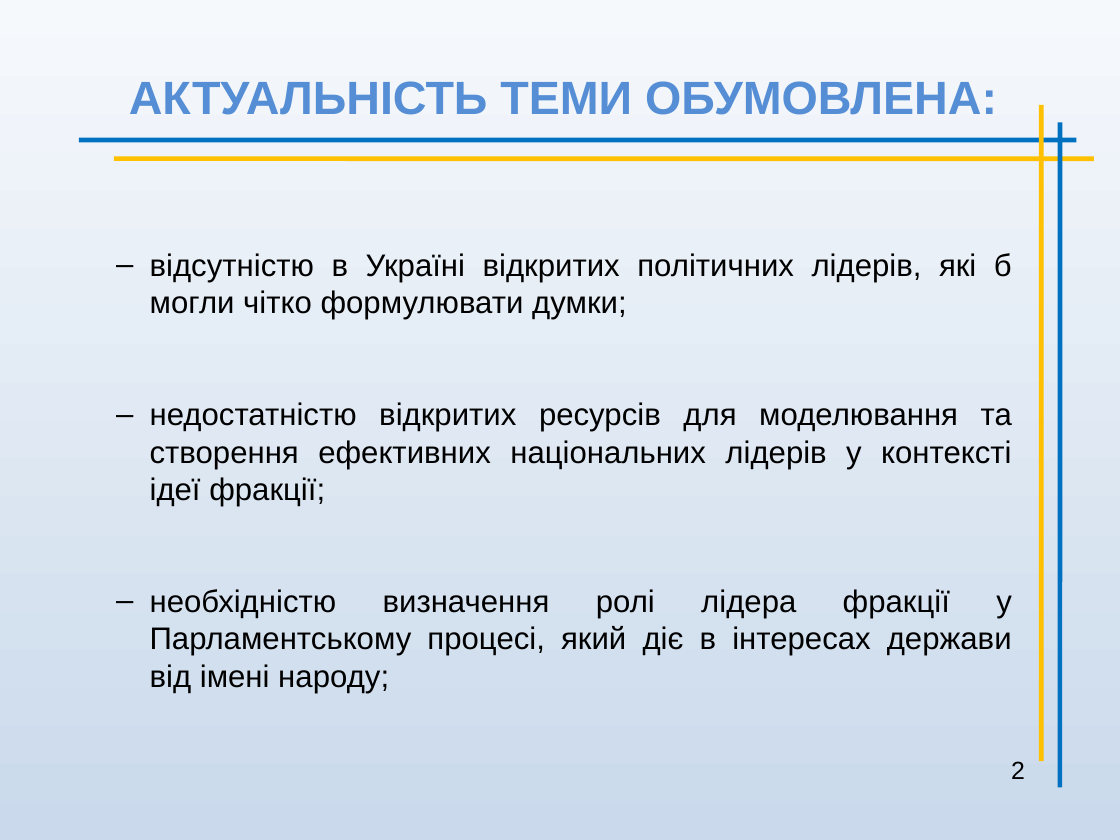
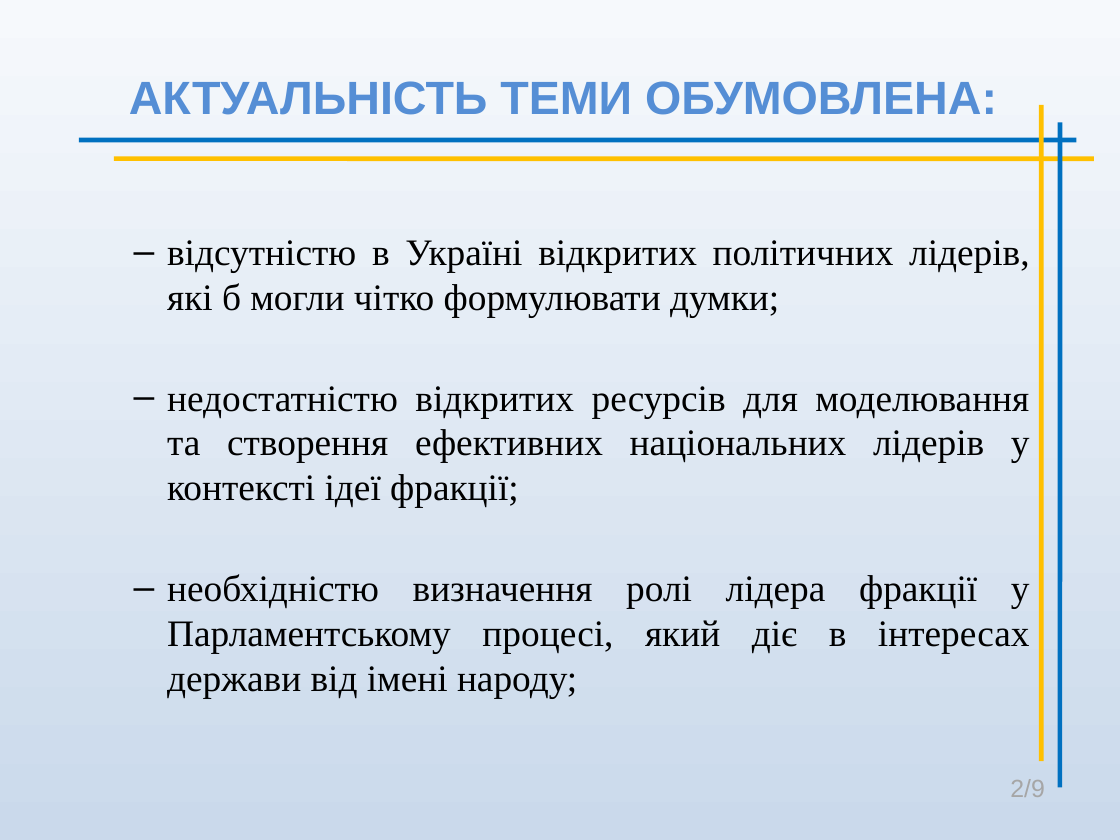
Before and after one commit to koliambrus/diploma, a slide deck: slide 2 of solomakhin.ppt. Drawn at 1120x840 pixels with LibreOffice and Linux fonts; fonts in the diff are those of the drawing. Boxes give left, top, right and bottom in pixels: in the first picture for what was removed or moved away, otherwise in the second. Text is boxed around its words. In the diff, an @@ line names an element or a change of style, - is before the commit and + after.

```diff
--- a/solomakhin.ppt
+++ b/solomakhin.ppt
@@ subtitle "відсутністю в Україні відкритих політичних ...": place and size @@
-subtitle "відсутністю в Україні відкритих політичних ..." at (150, 253, 1012, 693)
+subtitle "відсутністю в Україні відкритих політичних ..." at (167, 240, 1030, 698)
@@ subtitle "відсутністю в Україні відкритих політичних ..." at (167, 240, 1030, 698): size 20 to 24 pt, font Arial to Times New Roman @@
@@ text at (1010, 779, 1044, 797): text changed; text colour #000000 to #A6A6A6 @@
-2
+2/9
```
Also in this commit, not shown: 5 other slides changed, 3 slides added, 3 slides removed, 2 other files.
